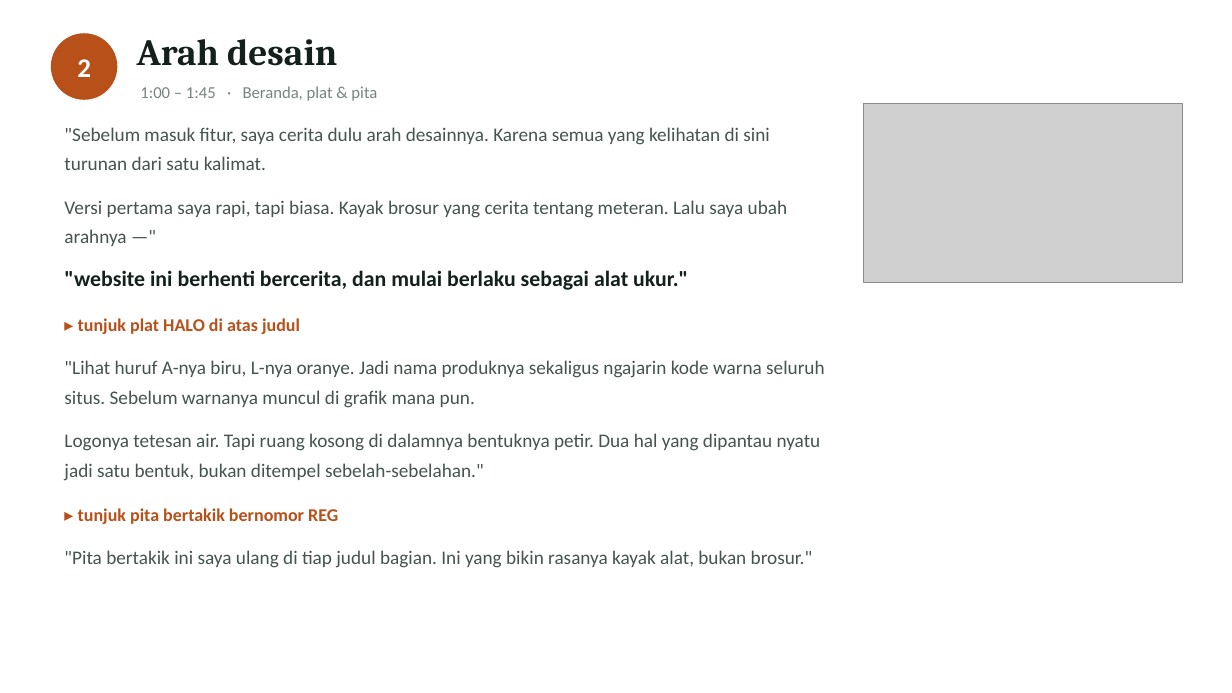
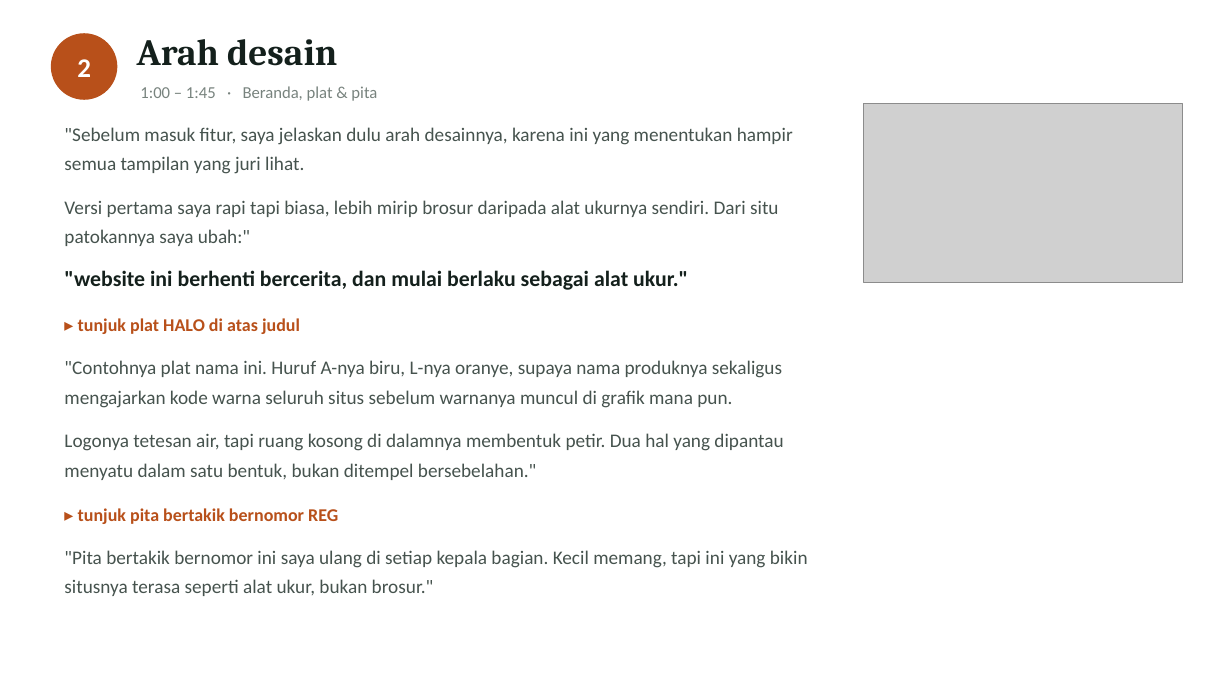
Before and after one commit to GianneAngely/halo-itcc2026, a slide deck: slide 4 of latihan-final/Naskah Presentasi HALO.pptx. Drawn at 1232x693 pixels with LibreOffice and Linux fonts; fonts in the diff are those of the drawing; grey boxes stand for pictures. Boxes give left, top, right and bottom in pixels: in the first picture for what was removed or moved away, otherwise in the second. Text is boxed around its words. In the diff, an @@ line names an element or a change of style, - is before the commit and + after.

Commit message:
Naskah ditulis ulang supaya mengalir dan muat sepuluh menit
Versi sebelumnya kalimatnya patah-patah, lebih mirip daftar yang
dibacakan daripada orang yang sedang menjelaskan. Sekarang kalimatnya
disambung dengan sebab-akibat, dan daftar tiga kata yang dipotong-potong
dibuang.

Kalimat meta seperti menjelaskan aturan sendiri ikut dibuang karena
memakan waktu tanpa menambah nilai. Naskahnya turun ke 856 kata,
sekitar sembilan menit di tempo pelan, ditambah waktu untuk mengklik.

```diff
--- a/latihan-final/Naskah Presentasi HALO.pptx
+++ b/latihan-final/Naskah Presentasi HALO.pptx
@@ text at box(64, 127, 793, 246): text changed @@
-"Sebelum masuk fitur, saya cerita dulu arah desainnya. Karena semua yang kelihatan di sini turunan dari satu kalimat.
-Versi pertama saya rapi, tapi biasa. Kayak brosur yang cerita tentang meteran. Lalu saya ubah arahnya —"
+"Sebelum masuk fitur, saya jelaskan dulu arah desainnya, karena ini yang menentukan hampir semua tampilan yang juri lihat.
+Versi pertama saya rapi tapi biasa, lebih mirip brosur daripada alat ukurnya sendiri. Dari situ patokannya saya ubah:"
@@ text at box(64, 360, 783, 480): text changed @@
-"Lihat huruf A-nya biru, L-nya oranye. Jadi nama produknya sekaligus ngajarin kode warna seluruh situs. Sebelum warnanya muncul di grafik mana pun.
-Logonya tetesan air. Tapi ruang kosong di dalamnya bentuknya petir. Dua hal yang dipantau nyatu jadi satu bentuk, bukan ditempel sebelah-sebelahan."
+"Contohnya plat nama ini. Huruf A-nya biru, L-nya oranye, supaya nama produknya sekaligus mengajarkan kode warna seluruh situs sebelum warnanya muncul di grafik mana pun.
+Logonya tetesan air, tapi ruang kosong di dalamnya membentuk petir. Dua hal yang dipantau menyatu dalam satu bentuk, bukan ditempel bersebelahan."
@@ text at box(64, 550, 808, 596): text changed @@
-"Pita bertakik ini saya ulang di tiap judul bagian. Ini yang bikin rasanya kayak alat, bukan brosur."
+"Pita bertakik bernomor ini saya ulang di setiap kepala bagian. Kecil memang, tapi ini yang bikin situsnya terasa seperti alat ukur, bukan brosur."
```
Also in this commit, not shown: 12 other slides changed.
